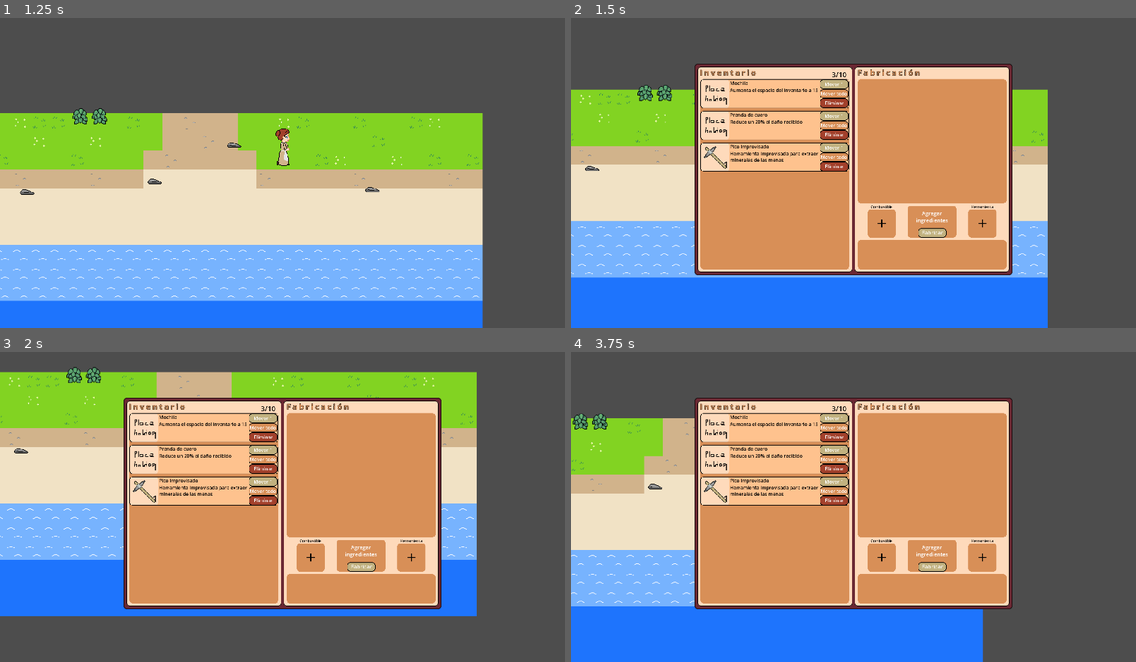
Above: before the commit, frames 1-4 (two rows, left to right).
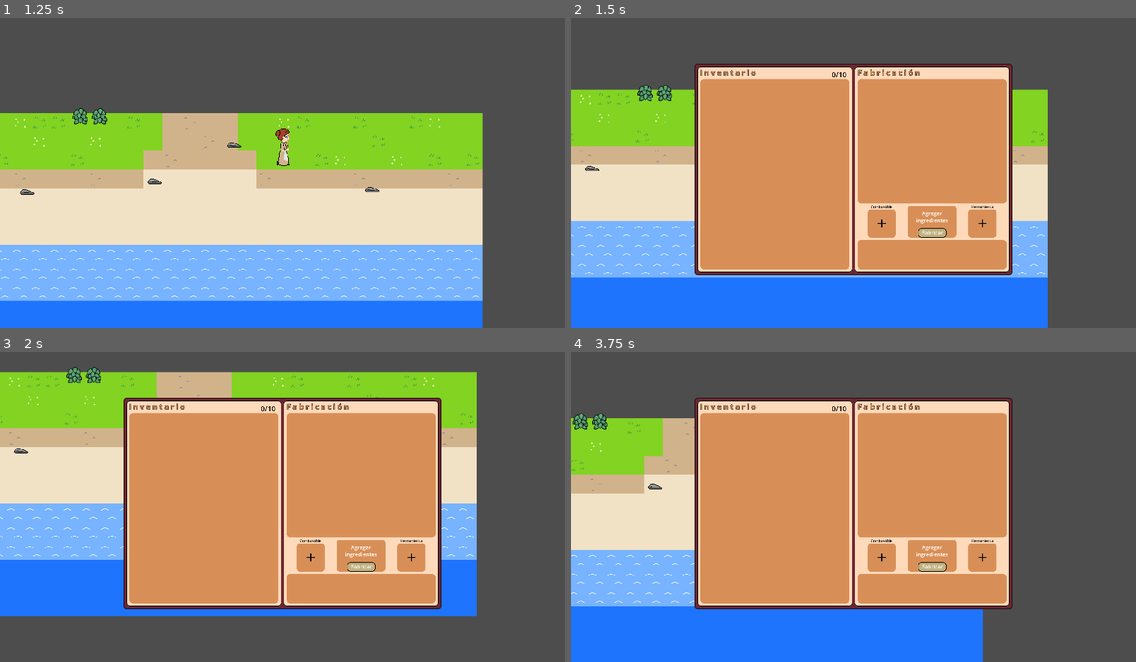
Above: after the commit, the same moments.

Repository: MarcosGomez66/isla_solitaria
Game: Godot game, scene res://main/testscene.tscn
Same seed, same stepped clock (60 frames per second), same inputs: the game is played once before the commit and once after it.
Inputs:
- Up to frame 1 (1.25 s): tap Enter at 0.5 s; hold D (move_right) from 0.53 s (still down); tap F (interact) at 0.6 s
- Up to frame 2 (1.5 s): release D (move_right) at 1.28 s; hold S (move_down) from 1.28 s (still down); tap R (open_craft) at 1.35 s
- Up to frame 3 (2 s): keep holding S (move_down)
- Up to frame 4 (3.75 s): release S (move_down) at 2.03 s; hold D (move_right) 2.03-2.78 s; hold E (open_equipment) 2.03-2.78 s; hold W (move_up) 2.78-3.53 s; tap F (interact) at 2.85 s; tap Space at 3.5 s; hold A (move_left) from 3.53 s (still down); hold R (open_craft) from 3.53 s (still down)

Frame 1 is identical in both runs. In frame 2, 7.2% of the frame differs, in the area x 22-50%, y 17-50%; in frame 3, 7.2%; in frame 4, 7.2%.

Commit message:
agregar nuevos sprites y actualizar el metodo animation de player

Diff:
--- /dev/null
+++ b/ph/code_holder.gd
@@ -0,0 +1 @@
+extends Node
--- a/player/player.gd
+++ b/player/player.gd
@@ -6,15 +6,16 @@
 
 # variables para el movimiento y las animaciones
 var direction := Vector2.ZERO
-var facing := "down"
+var facing := 'down'
+var equipped := ''
 # variables para la interaccion con recolectables
 var nearby_object: Node = null
 
 func _ready() -> void:
+	EqManager.change_equip.connect(set_equipped_text)
 	interact_area.connect('area_entered', _on_area_entered)
 	interact_area.connect('area_exited', _on_area_exited)
 
-# todo lo que se realiza continuamente va en el physics process
 func _physics_process(delta):
 	movement(delta)
 	animation()
@@ -27,7 +28,6 @@
 	direction = Input.get_vector("move_left", "move_right", "move_up", "move_down")
 	velocity = direction * speed
 	move_and_slide()
-
 	if direction.x > 0:
 		facing = 'right'
 	elif direction.x < 0:
@@ -37,12 +37,18 @@
 	elif direction.y > 0:
 		facing = 'down'
 
+func set_equipped_text():
+	if EqManager.slots['main'] == null:
+		equipped = ''
+	else:
+		equipped = EqManager.slots['main'].item_data.anim_id
+
 func animation():
 	var anim = ''
 	if direction == Vector2.ZERO:
-		anim = 'idle_' + facing
+		anim = equipped + 'idle_' + facing
 	else:
-		anim = 'walk_' + facing
+		anim = equipped + 'walk_' + facing
 	if sprite:
 		if sprite.animation != anim:
 			sprite.play(anim)
--- a/player/player.tscn
+++ b/player/player.tscn
@@ -1,31 +1,171 @@
-[gd_scene load_steps=25 format=3 uid="uid://domu62ntpldsc"]
+[gd_scene load_steps=65 format=3 uid="uid://domu62ntpldsc"]
 
 [ext_resource type="Script" uid="uid://xeu6yl5crtr2" path="res://player/player.gd" id="1_x7c3f"]
 [ext_resource type="Texture2D" uid="uid://hrxdyy82hn0j" path="res://player/sprites/idle/idle_down.png" id="1_yw30f"]
+[ext_resource type="Texture2D" uid="uid://cvrbm2gasboxi" path="res://player/sprites/idle/iaxe_idle_down.png" id="2_p5tca"]
 [ext_resource type="Texture2D" uid="uid://by5diik5f7cxb" path="res://player/sprites/idle/idle_left.png" id="2_qjkh3"]
 [ext_resource type="Texture2D" uid="uid://crifwymfvdr51" path="res://player/sprites/idle/idle_right.png" id="3_g6k8r"]
+[ext_resource type="Texture2D" uid="uid://bactog84g3nkq" path="res://player/sprites/idle/iaxe_idle_left.png" id="3_jbx34"]
 [ext_resource type="Texture2D" uid="uid://kllksmll2k6y" path="res://player/sprites/idle/idle_up.png" id="4_boad6"]
+[ext_resource type="Texture2D" uid="uid://drxbgv1rlcndg" path="res://player/sprites/idle/iaxe_idle_right.png" id="4_s3g0c"]
+[ext_resource type="Texture2D" uid="uid://djfb4al763bxh" path="res://player/sprites/idle/iaxe_idle_up.png" id="5_35wys"]
 [ext_resource type="Texture2D" uid="uid://cbc6rt812sol2" path="res://player/sprites/walk/walk_down_0000.png" id="5_rgyib"]
+[ext_resource type="Texture2D" uid="uid://cfgcqdktxl4o5" path="res://player/sprites/idle/ipic_idle_down.png" id="6_bjvpn"]
 [ext_resource type="Texture2D" uid="uid://wavy48ik65qc" path="res://player/sprites/walk/walk_down_0001.png" id="6_hg6s5"]
+[ext_resource type="Texture2D" uid="uid://bb3lolocyc33c" path="res://player/sprites/walk/iaxe_walk_down0000.png" id="6_pjwc4"]
 [ext_resource type="Texture2D" uid="uid://dn2pifdkktj4w" path="res://player/sprites/walk/walk_down_0002.png" id="7_8t03j"]
+[ext_resource type="Texture2D" uid="uid://cn3xfasof8xu0" path="res://player/sprites/idle/ipic_idle_left.png" id="7_a2xo5"]
+[ext_resource type="Texture2D" uid="uid://ctxmjb2hcjwae" path="res://player/sprites/walk/iaxe_walk_down0001.png" id="7_or4qq"]
 [ext_resource type="Texture2D" uid="uid://c2vaq4tqvx3fq" path="res://player/sprites/walk/walk_down_0003.png" id="8_2ieo8"]
+[ext_resource type="Texture2D" uid="uid://bukrw3wnu0xsb" path="res://player/sprites/idle/ipic_idle_right.png" id="8_art4l"]
+[ext_resource type="Texture2D" uid="uid://dltr3knigtq5d" path="res://player/sprites/walk/iaxe_walk_down0002.png" id="8_hggc2"]
 [ext_resource type="Texture2D" uid="uid://bj1lgew5ydnno" path="res://player/sprites/walk/walk_left_0000.png" id="9_65viv"]
+[ext_resource type="Texture2D" uid="uid://ctlgjl2tfgyse" path="res://player/sprites/walk/iaxe_walk_down0003.png" id="9_b2j0d"]
 [ext_resource type="Texture2D" uid="uid://rmto3fv4jmk6" path="res://player/sprites/walk/walk_up_0000.png" id="9_ebec5"]
+[ext_resource type="Texture2D" uid="uid://ug4rishsfhdi" path="res://player/sprites/idle/ipic_idle_up.png" id="9_fjxoa"]
+[ext_resource type="Texture2D" uid="uid://b5240nnci88wa" path="res://player/sprites/walk/iaxe_walk_left0000.png" id="10_7l6ig"]
+[ext_resource type="Texture2D" uid="uid://j8p2aqpfmnxv" path="res://player/sprites/walk/ipic_walk_down_0000.png" id="10_gswnw"]
 [ext_resource type="Texture2D" uid="uid://y2hyvdg0l7pr" path="res://player/sprites/walk/walk_left_0001.png" id="10_x7c3f"]
 [ext_resource type="Texture2D" uid="uid://c06rpod5hq617" path="res://player/sprites/walk/walk_up_0001.png" id="10_yllr7"]
 [ext_resource type="Texture2D" uid="uid://bjt0i36c1a182" path="res://player/sprites/walk/walk_left_0002.png" id="11_bjvpn"]
+[ext_resource type="Texture2D" uid="uid://k3bs7x3nhprt" path="res://player/sprites/walk/iaxe_walk_left0001.png" id="11_j3r50"]
 [ext_resource type="Texture2D" uid="uid://d2kjwmshe0iq7" path="res://player/sprites/walk/walk_up_0002.png" id="11_kb6p2"]
+[ext_resource type="Texture2D" uid="uid://bll84r815d7oc" path="res://player/sprites/walk/ipic_walk_down_0001.png" id="11_xcnuv"]
+[ext_resource type="Texture2D" uid="uid://dnwfp5ora5uos" path="res://player/sprites/walk/ipic_walk_down_0002.png" id="12_j55il"]
 [ext_resource type="Texture2D" uid="uid://cy4vpssp6uapj" path="res://player/sprites/walk/walk_left_0003.png" id="12_s7qer"]
+[ext_resource type="Texture2D" uid="uid://btynqjlkm1xvg" path="res://player/sprites/walk/iaxe_walk_left0002.png" id="12_utr5e"]
 [ext_resource type="Texture2D" uid="uid://ec3njc4uxdk6" path="res://player/sprites/walk/walk_up_0003.png" id="12_wodsf"]
 [ext_resource type="Texture2D" uid="uid://bgbc4ampdyn05" path="res://player/sprites/walk/walk_right_0000.png" id="13_g4c7l"]
+[ext_resource type="Texture2D" uid="uid://70fynx3acdv3" path="res://player/sprites/walk/ipic_walk_down_0003.png" id="13_hjies"]
+[ext_resource type="Texture2D" uid="uid://difif6cd8rfss" path="res://player/sprites/walk/iaxe_walk_left0003.png" id="13_kewli"]
+[ext_resource type="Texture2D" uid="uid://i5u5oqravjo3" path="res://player/sprites/walk/iaxe_walk_right0000.png" id="14_do7qw"]
 [ext_resource type="Texture2D" uid="uid://bfxd7ah507vfa" path="res://player/sprites/walk/walk_right_0001.png" id="14_knn7v"]
+[ext_resource type="Texture2D" uid="uid://bx1m4r2l8pmfy" path="res://player/sprites/walk/ipic_walk_left_0000.png" id="14_mmwog"]
+[ext_resource type="Texture2D" uid="uid://cde6iqs86seui" path="res://player/sprites/walk/iaxe_walk_right0001.png" id="15_2h6tc"]
 [ext_resource type="Texture2D" uid="uid://oker5n8231s7" path="res://player/sprites/walk/walk_right_0002.png" id="15_7pqkx"]
+[ext_resource type="Texture2D" uid="uid://llns2l6qt7jg" path="res://player/sprites/walk/ipic_walk_left_0001.png" id="15_8pxes"]
+[ext_resource type="Texture2D" uid="uid://leoycbqtjgmb" path="res://player/sprites/walk/iaxe_walk_right0002.png" id="16_8rogd"]
+[ext_resource type="Texture2D" uid="uid://y7b81un6qxja" path="res://player/sprites/walk/ipic_walk_left_0002.png" id="16_fmu53"]
 [ext_resource type="Texture2D" uid="uid://bh4o6ye36t0pp" path="res://player/sprites/walk/walk_right_0003.png" id="16_uw77l"]
+[ext_resource type="Texture2D" uid="uid://djllmrrhpm3cf" path="res://player/sprites/walk/iaxe_walk_right0003.png" id="17_48p26"]
+[ext_resource type="Texture2D" uid="uid://djllw5c2lcfoo" path="res://player/sprites/walk/ipic_walk_left_0003.png" id="17_w7j2h"]
+[ext_resource type="Texture2D" uid="uid://ba2upa027uhy6" path="res://player/sprites/walk/iaxe_walk_up0000.png" id="18_anp34"]
+[ext_resource type="Texture2D" uid="uid://ciaygivdegskq" path="res://player/sprites/walk/ipic_walk_right_0000.png" id="18_n0b8q"]
+[ext_resource type="Texture2D" uid="uid://cxh53u0w30ku" path="res://player/sprites/walk/iaxe_walk_up0001.png" id="19_jdjat"]
+[ext_resource type="Texture2D" uid="uid://dnoifj3snaq7k" path="res://player/sprites/walk/ipic_walk_right_0001.png" id="19_jfgyi"]
+[ext_resource type="Texture2D" uid="uid://jev1l723el1p" path="res://player/sprites/walk/ipic_walk_right_0002.png" id="20_237xx"]
+[ext_resource type="Texture2D" uid="uid://fnbjywx00cjx" path="res://player/sprites/walk/iaxe_walk_up0002.png" id="20_j420s"]
+[ext_resource type="Texture2D" uid="uid://dcqpwhq4g1ccu" path="res://player/sprites/walk/iaxe_walk_up0003.png" id="21_kcq4v"]
+[ext_resource type="Texture2D" uid="uid://bqmds1k32ai1w" path="res://player/sprites/walk/ipic_walk_right_0003.png" id="21_wpyo2"]
+[ext_resource type="Texture2D" uid="uid://0ohron2lf5su" path="res://player/sprites/walk/ipic_walk_up_0000.png" id="22_7crtr"]
+[ext_resource type="Texture2D" uid="uid://bdheujbwaugyb" path="res://player/sprites/walk/ipic_walk_up_0001.png" id="23_vgvch"]
+[ext_resource type="Texture2D" uid="uid://batrevswj6hk3" path="res://player/sprites/walk/ipic_walk_up_0002.png" id="24_a1u5o"]
+[ext_resource type="Texture2D" uid="uid://x26byhdb0cgp" path="res://player/sprites/walk/ipic_walk_up_0003.png" id="25_3dxkp"]
 
 [sub_resource type="SpriteFrames" id="SpriteFrames_ccwxv"]
 animations = [{
 "frames": [{
 "duration": 1.0,
+"texture": ExtResource("2_p5tca")
+}],
+"loop": true,
+"name": &"iaxe_idle_down",
+"speed": 6.0
+}, {
+"frames": [{
+"duration": 1.0,
+"texture": ExtResource("3_jbx34")
+}],
+"loop": true,
+"name": &"iaxe_idle_left",
+"speed": 6.0
+}, {
+"frames": [{
+"duration": 1.0,
+"texture": ExtResource("4_s3g0c")
+}],
+"loop": true,
+"name": &"iaxe_idle_right",
+"speed": 6.0
+}, {
+"frames": [{
+"duration": 1.0,
+"texture": ExtResource("5_35wys")
+}],
+"loop": true,
+"name": &"iaxe_idle_up",
+"speed": 6.0
+}, {
+"frames": [{
+"duration": 1.0,
+"texture": ExtResource("6_pjwc4")
+}, {
+"duration": 1.0,
+"texture": ExtResource("7_or4qq")
+}, {
+"duration": 1.0,
+"texture": ExtResource("8_hggc2")
+}, {
+"duration": 1.0,
+"texture": ExtResource("9_b2j0d")
+}],
+"loop": true,
+"name": &"iaxe_walk_down",
+"speed": 6.0
+}, {
+"frames": [{
+"duration": 1.0,
+"texture": ExtResource("10_7l6ig")
+}, {
+"duration": 1.0,
+"texture": ExtResource("11_j3r50")
+}, {
+"duration": 1.0,
+"texture": ExtResource("12_utr5e")
+}, {
+"duration": 1.0,
+"texture": ExtResource("13_kewli")
+}],
+"loop": true,
+"name": &"iaxe_walk_left",
+"speed": 6.0
+}, {
+"frames": [{
+"duration": 1.0,
+"texture": ExtResource("14_do7qw")
+}, {
+"duration": 1.0,
+"texture": ExtResource("15_2h6tc")
+}, {
+"duration": 1.0,
+"texture": ExtResource("16_8rogd")
+}, {
+"duration": 1.0,
+"texture": ExtResource("17_48p26")
+}],
+"loop": true,
+"name": &"iaxe_walk_right",
+"speed": 6.0
+}, {
+"frames": [{
+"duration": 1.0,
+"texture": ExtResource("18_anp34")
+}, {
+"duration": 1.0,
+"texture": ExtResource("19_jdjat")
+}, {
+"duration": 1.0,
+"texture": ExtResource("20_j420s")
+}, {
+"duration": 1.0,
+"texture": ExtResource("21_kcq4v")
+}],
+"loop": true,
+"name": &"iaxe_walk_up",
+"speed": 6.0
+}, {
+"frames": [{
+"duration": 1.0,
 "texture": ExtResource("1_yw30f")
 }],
 "loop": true,
@@ -54,6 +194,106 @@
 }],
 "loop": true,
 "name": &"idle_up",
+"speed": 6.0
+}, {
+"frames": [{
+"duration": 1.0,
+"texture": ExtResource("6_bjvpn")
+}],
+"loop": true,
+"name": &"ipic_idle_down",
+"speed": 6.0
+}, {
+"frames": [{
+"duration": 1.0,
+"texture": ExtResource("7_a2xo5")
+}],
+"loop": true,
+"name": &"ipic_idle_left",
+"speed": 6.0
+}, {
+"frames": [{
+"duration": 1.0,
+"texture": ExtResource("8_art4l")
+}],
+"loop": true,
+"name": &"ipic_idle_right",
+"speed": 6.0
+}, {
+"frames": [{
+"duration": 1.0,
+"texture": ExtResource("9_fjxoa")
+}],
+"loop": true,
+"name": &"ipic_idle_up",
+"speed": 6.0
+}, {
+"frames": [{
+"duration": 1.0,
+"texture": ExtResource("10_gswnw")
+}, {
+"duration": 1.0,
+"texture": ExtResource("11_xcnuv")
+}, {
+"duration": 1.0,
+"texture": ExtResource("12_j55il")
+}, {
+"duration": 1.0,
+"texture": ExtResource("13_hjies")
+}],
+"loop": true,
+"name": &"ipic_walk_down",
+"speed": 6.0
+}, {
+"frames": [{
+"duration": 1.0,
+"texture": ExtResource("14_mmwog")
+}, {
+"duration": 1.0,
+"texture": ExtResource("15_8pxes")
+}, {
+"duration": 1.0,
+"texture": ExtResource("16_fmu53")
+}, {
+"duration": 1.0,
+"texture": ExtResource("17_w7j2h")
+}],
+"loop": true,
+"name": &"ipic_walk_left",
+"speed": 6.0
+}, {
+"frames": [{
+"duration": 1.0,
+"texture": ExtResource("18_n0b8q")
+}, {
+"duration": 1.0,
+"texture": ExtResource("19_jfgyi")
+}, {
+"duration": 1.0,
+"texture": ExtResource("20_237xx")
+}, {
+"duration": 1.0,
+"texture": ExtResource("21_wpyo2")
+}],
+"loop": true,
+"name": &"ipic_walk_right",
+"speed": 6.0
+}, {
+"frames": [{
+"duration": 1.0,
+"texture": ExtResource("22_7crtr")
+}, {
+"duration": 1.0,
+"texture": ExtResource("23_vgvch")
+}, {
+"duration": 1.0,
+"texture": ExtResource("24_a1u5o")
+}, {
+"duration": 1.0,
+"texture": ExtResource("25_3dxkp")
+}],
+"loop": true,
+"name": &"ipic_walk_up",
 "speed": 6.0
 }, {
 "frames": [{
@@ -138,7 +378,7 @@
 
 [node name="AnimatedSprite2D" type="AnimatedSprite2D" parent="."]
 sprite_frames = SubResource("SpriteFrames_ccwxv")
-animation = &"idle_up"
+animation = &"walk_up"
 offset = Vector2(0, -34)
 
 [node name="CollisionShape2D" type="CollisionShape2D" parent="."]
--- a/resources/items/hands/club.tres
+++ b/resources/items/hands/club.tres
@@ -10,4 +10,5 @@
 description = "Arma improvisada para dar golpes, es mejor que nada"
 type = "weapon"
 subtype = "pole"
+anim_id = "club_"
 metadata/_custom_type_script = "uid://bvqfmc8y5wmac"
--- a/resources/items/hands/improvised_axe.tres
+++ b/resources/items/hands/improvised_axe.tres
@@ -10,4 +10,5 @@
 description = "Herramienta basica para recolectar madera de arboles comunes"
 type = "tool"
 subtype = "axe"
+anim_id = "iaxe_"
 metadata/_custom_type_script = "uid://bvqfmc8y5wmac"
--- a/resources/items/hands/improvised_hammer.tres
+++ b/resources/items/hands/improvised_hammer.tres
@@ -10,4 +10,5 @@
 description = "Herramiena improvisada para realizar trabajos que requieren golpes"
 type = "tool"
 subtype = "hammer"
+anim_id = "ihamm_"
 metadata/_custom_type_script = "uid://bvqfmc8y5wmac"
--- a/resources/items/hands/improvised_knife.tres
+++ b/resources/items/hands/improvised_knife.tres
@@ -10,4 +10,5 @@
 description = "Herramienta improvisada para realizar trabajos que requieran cortes"
 type = "tool"
 subtype = "knife"
+anim_id = "iknife_"
 metadata/_custom_type_script = "uid://bvqfmc8y5wmac"
--- a/resources/items/hands/improvised_pic.tres
+++ b/resources/items/hands/improvised_pic.tres
@@ -10,4 +10,5 @@
 description = "Herramienta improvisada para extraer minerales de las menas"
 type = "tool"
 subtype = "pic"
+anim_id = "ipic_"
 metadata/_custom_type_script = "uid://bvqfmc8y5wmac"
--- a/scripts/resources/ItemData.gd
+++ b/scripts/resources/ItemData.gd
@@ -6,4 +6,5 @@
 @export var description: String
 @export var type: String
 @export var subtype: String
+@export var anim_id: String
 @export var stackable: bool
--- a/scripts/ux/equipment_manager.gd
+++ b/scripts/ux/equipment_manager.gd
@@ -1,8 +1,7 @@
 extends Node
-#class_name EquipmentManager
 
+signal change_equip
 var canbein_main: Array = ['tool', 'weapon', 'throwable']
-
 var slots = {
 	'main': null,
 	'armor': null,
@@ -21,6 +20,7 @@
 	slots[slot_name] = data
 	InvManager.get_inventory().erase(data)
 	InvManager.inventory_changed.emit()
+	change_equip.emit()
 
 func unequip(data: Stack):
 	var slot_name = get_slot_name(data)
@@ -34,6 +34,7 @@
 	InvManager.add_item_to_inventory(item)
 	slots[slot_name] = null
 	InvManager.inventory_changed.emit()
+	change_equip.emit()
 
 func get_slot_name(data: Stack) -> String:
 	if data.item_data.type in canbein_main:
--- a/scripts/ux/inventory_manager.gd
+++ b/scripts/ux/inventory_manager.gd
@@ -11,45 +11,7 @@
 var _ingredients: Array[Stack] = []
 
 func _ready() -> void:
-	items_de_prueba()
 	inventory_changed.emit()
-
-func items_de_prueba():
-	var pico = ItemData.new()
-	pico.name = 'Pico improvisado'
-	pico.icon = preload('res://assets/inventory_icons/hands/pico_improvisado_icon.png')
-	pico.description = 'Herramienta improvisada para extraer minerales de las menas'
-	pico.stackable = false
-	pico.type = 'tool'
-	pico.subtype = 'pic'
-	var stack1 = Stack.new()
-	stack1.item_data = pico
-	stack1.count = 1
-	_inventory.append(stack1)
-
-	var mochila = ItemData.new()
-	mochila.name = 'Mochila'
-	mochila.icon = preload('res://assets/inventory_icons/place_holder_48x48.png')
-	mochila.description = 'Aumenta el espacio del inventario a 15'
-	mochila.stackable = false
-	mochila.type = 'equipment'
-	mochila.subtype = 'backpack'
-	var stack2 = Stack.new()
-	stack2.item_data = mochila
-	stack2.count = 1
-	_inventory.append(stack2)
-
-	var prenda_cuero = ItemData.new()
-	prenda_cuero.name = 'Prenda de cuero'
-	prenda_cuero.icon = preload('res://assets/inventory_icons/place_holder_48x48.png')
-	prenda_cuero.description = 'Reduce un 20% el daño recibido'
-	prenda_cuero.stackable = false
-	prenda_cuero.type = 'equipment'
-	prenda_cuero.subtype = 'armor'
-	var stack3 = Stack.new()
-	stack3.item_data = prenda_cuero
-	stack3.count = 1
-	_inventory.append(stack3)
 
 func get_inventory():
 	return _inventory
Not shown, added: ph/code_holder.gd.uid
Binary file added: player/sprites/idle/iaxe_idle_down.png
Not shown, added: player/sprites/idle/iaxe_idle_down.png.import
Binary file added: player/sprites/idle/iaxe_idle_left.png
Not shown, added: player/sprites/idle/iaxe_idle_left.png.import
Binary file added: player/sprites/idle/iaxe_idle_right.png
Not shown, added: player/sprites/idle/iaxe_idle_right.png.import
Binary file added: player/sprites/idle/iaxe_idle_up.png
Not shown, added: player/sprites/idle/iaxe_idle_up.png.import
Binary file added: player/sprites/walk/iaxe_walk_down0000.png
Not shown, added: player/sprites/walk/iaxe_walk_down0000.png.import
Binary file added: player/sprites/walk/iaxe_walk_down0001.png
(and 35 more such lines)
